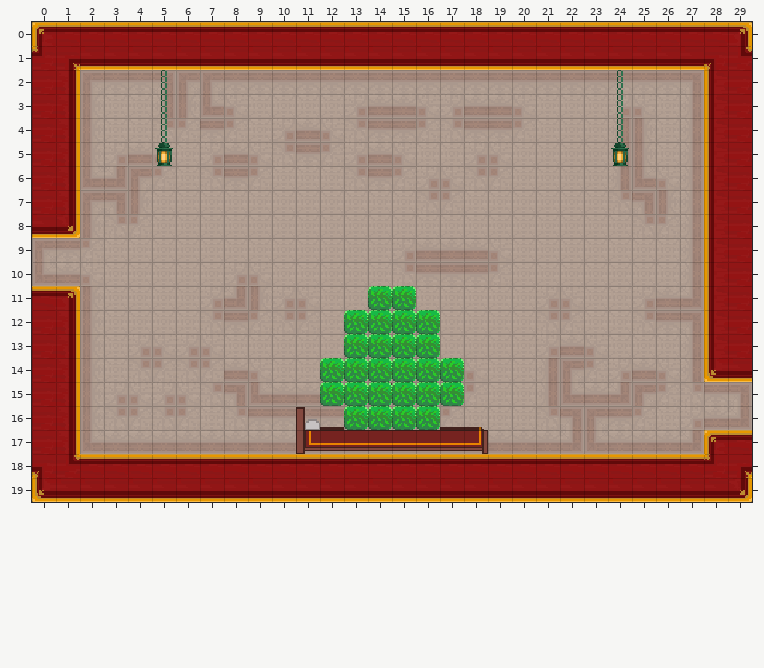
Tiled map -- Assets/maps/HubRooms/5 - Higher Class Rooms/E6 room.tmx. Above is the file before it was changed.
Cells are 16x16 px. Shown: x 0..29, y 0..19.
And afterwards:
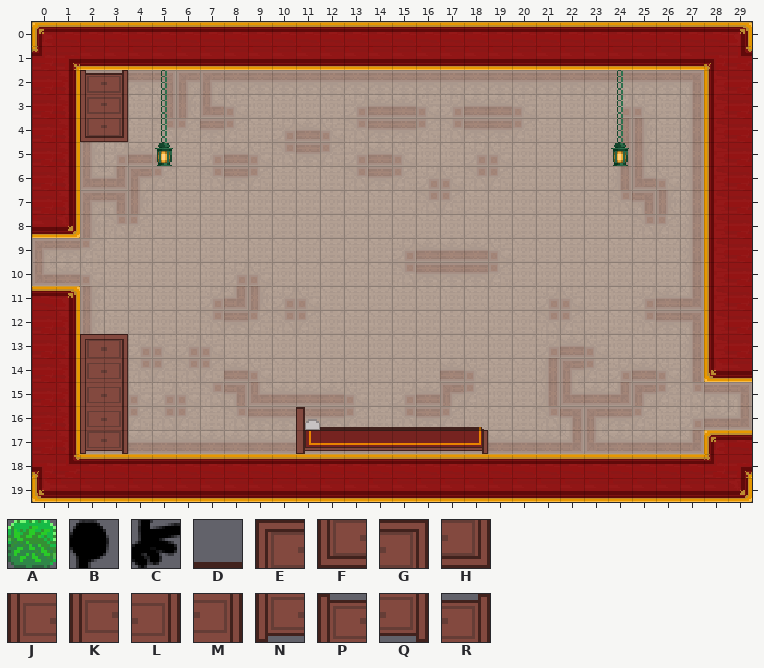
Key: from "PlaceholderSprites": A 30 flipped on the other diagonal, B 62, C 92; from "decorative_props": D 73, E 75, F 75 flipped up-down, G 76, H 76 flipped up-down, J 91, K 91 flipped up-down, L 92, M 92 flipped up-down, N 107, P 107 flipped up-down, Q 108, R 108 flipped up-down.
_ is an empty cell.
Difference:
Layer "ground":
The author put tile D in row 16 at x 13 to 16.
The author put tile E in row 13 at x 2.
The author put tile F in row 4 at x 2.
The author put tile G in row 13 at x 3.
The author put tile H in row 4 at x 3.
The author put tile J in rows 14 to 16 at x 2.
The author put tile K in row 3 at x 2.
The author put tile L in rows 14 to 16 at x 3.
The author put tile M in row 3 at x 3.
The author put tile N in row 17 at x 2.
The author put tile P in row 2 at x 2.
The author put tile Q in row 17 at x 3.
The author put tile R in row 2 at x 3.
Layer "annotations under annotations":
The author cleared tile B in row 14 at x 14.
The author cleared tile C in row 15 at x 14.
Layer "annotations (for game objects)":
The author cleared tile A in row 11 at x 14 to 15; in rows 12 to 13 at x 13 to 16; in rows 14 to 15 at x 12 to 17; in row 16 at x 13 to 16.
Where, in picture pixels (left, top, right, bottom), the same in both pictures:
added: (80, 70, 128, 142)
changed: (320, 286, 464, 430)
added: (80, 334, 128, 454)
